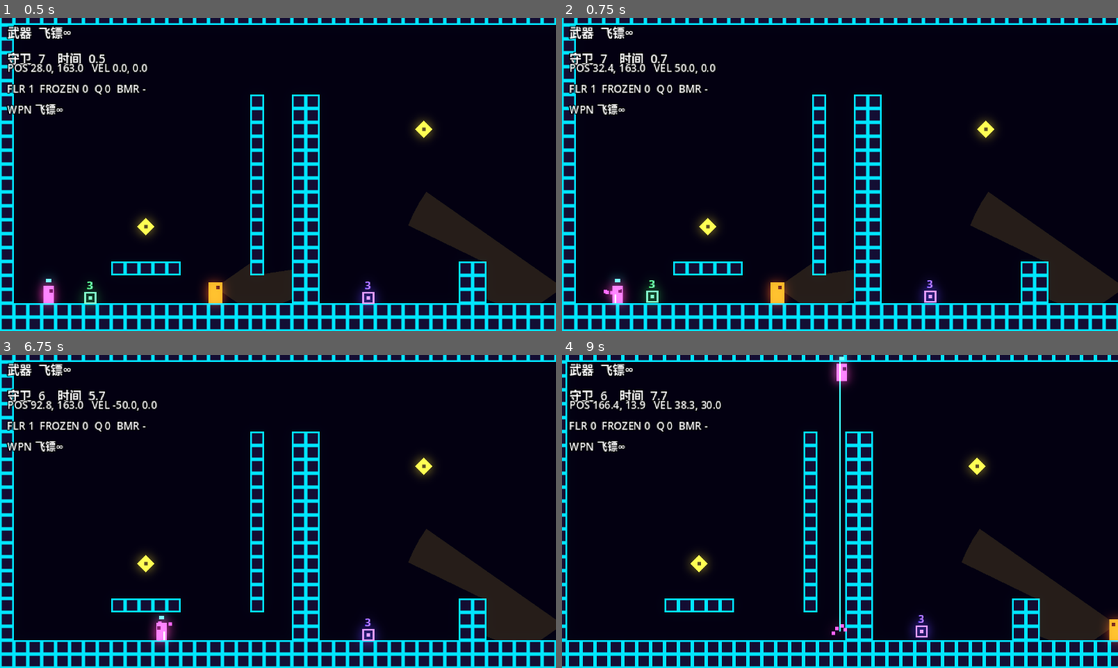
Above: before the commit, frames 1-4 (two rows, left to right).
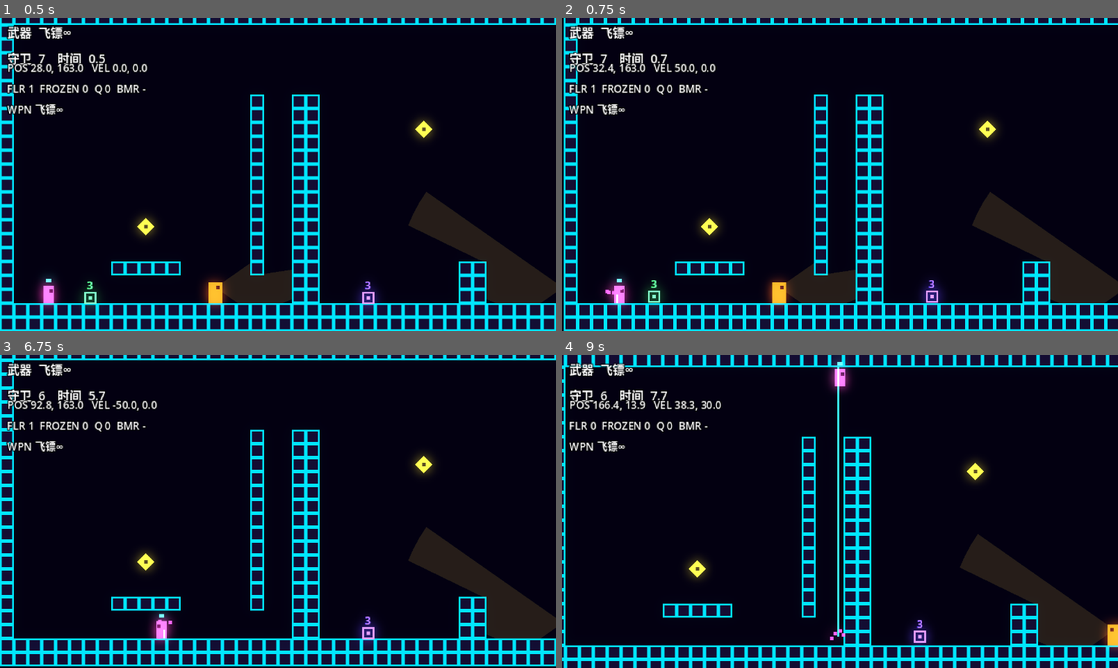
Above: after the commit, the same moments.

Repository: OneLazer/extreme-infiltration
Game: Godot game, scene res://levels/level_01.tscn
Same seed, same stepped clock (60 frames per second), same inputs: the game is played once before the commit and once after it.
Inputs:
- Up to frame 1 (0.5 s): no input
- Up to frame 2 (0.75 s): hold D (move_right) from 0.53 s (still down); tap Down (aim_down) at 0.6 s
- Up to frame 3 (6.75 s): tap Space (jump) at 0.77, 1.52, 3.02, 3.77, 4.52, 6.02 s; tap Left (aim_left) at 1.35, 4.35 s; release D (move_right) at 2.03 s; hold A (move_left) 2.03-2.78 s; tap Right (aim_right) at 2.1, 5.1 s; hold D (move_right) 2.78-4.28 s; tap Up (aim_up) at 2.85, 5.85 s; tap Down (aim_down) at 3.6, 6.6 s; hold A (move_left) 4.28-5.03 s; hold D (move_right) 5.03-5.78 s; hold A (move_left) from 5.78 s (still down)
- Up to frame 4 (9 s): tap Space (jump) at 6.77, 7.52 s; release A (move_left) at 7.28 s; hold D (move_right) from 7.28 s (still down); tap Left (aim_left) at 7.35 s; tap Right (aim_right) at 8.1 s; tap Up (aim_up) at 8.85 s

Frame 1 is identical in both runs. In frame 2, 6.5% of the frame differs, in the area x 0-100%, y 0-100%; in frame 3, 6.5%; in frame 4, 16%.

Commit message:
加入开火屏幕震动
- 新增 scripts/screen_shake.gd（ScreenShake），挂在 Player/Camera2D 上
- shake(强度, 时长)：强度为 320x180 画布像素，随剩余时间线性衰减
- 多次触发取更强的一次，弱震不会打断强震
- 武器数值写入 weapon_defs：回旋镖 1px/0.08s、飞镖 2px/0.12s、
  重型回旋镖 3px/0.18s、气枪 5px/0.22s
- player.gd 用 preload 显式引用震屏脚本，避免依赖全局类缓存

Diff:
--- a/scenes/player.tscn
+++ b/scenes/player.tscn
@@ -1,6 +1,7 @@
 [gd_scene format=3]
 
 [ext_resource type="Script" path="res://scripts/player.gd" id="1_s"]
+[ext_resource type="Script" path="res://scripts/screen_shake.gd" id="2_shake"]
 
 [sub_resource type="RectangleShape2D" id="RectangleShape2D_1"]
 size = Vector2(6, 10)
@@ -16,3 +17,4 @@
 [node name="Camera2D" type="Camera2D" parent="."]
 position_smoothing_enabled = true
 position_smoothing_speed = 8.0
+script = ExtResource("2_shake")
--- a/scripts/player.gd
+++ b/scripts/player.gd
@@ -6,6 +6,9 @@
 
 signal died
 signal weapons_changed
+
+## 相机震屏组件（用 preload 显式引用，避免依赖 class_name 的全局类缓存）
+const ScreenShakeScript := preload("res://scripts/screen_shake.gd")
 
 # ---------------- 移动参数（数值取自 Celeste Player.cs） ----------------
 @export_group("移动")
@@ -29,10 +32,10 @@
 
 # ---------------- 冲刺跳（武器反冲期间按跳打断） ----------------
 @export_group("冲刺跳")
-@export var super_speed := 260.0         ## super：水平冲刺接跳的固定水平速度
-@export var hyper_speed := 340.0         ## hyper：下斜冲刺接跳的固定水平速度
+@export var super_speed := 200.0         ## super：水平冲刺接跳的固定水平速度
+@export var hyper_speed := 260.0         ## hyper：下斜冲刺接跳的固定水平速度
 @export var wall_bounce_v := -200.0      ## 蹭墙跳垂直初速
-@export var wall_bounce_h := 160.0       ## 蹭墙跳离开墙面的水平速度
+@export var wall_bounce_h := 120.0       ## 蹭墙跳离开墙面的水平速度
 
 # ---------------- 武器参数 ----------------
 @export_group("武器")
@@ -68,6 +71,7 @@
 var _dart_air_used := 0
 
 @onready var _shape: CollisionShape2D = $CollisionShape2D
+@onready var _camera: ScreenShakeScript = $Camera2D
 
 
 func _ready() -> void:
@@ -377,6 +381,7 @@
 		WeaponDefs.Type.BOOMERANG, WeaponDefs.Type.HEAVY_BOOMERANG:
 			_throw_boomerang(type, dir, def)
 	_consume_ammo()
+	_camera.shake(def.get("shake", 0.0), def.get("shake_time", 0.1))
 
 ## 瞬时射线：返回 {"end": 终点, "enemy": Guard 或 null, "hit": 是否命中}
 func _hitscan(dir: Vector2, max_range: float) -> Dictionary:
--- /dev/null
+++ b/scripts/screen_shake.gd
@@ -0,0 +1,30 @@
+class_name ScreenShake
+extends Camera2D
+## 屏幕震动。挂在 Camera2D 上，其他脚本调用 shake(强度, 时长)。
+## 强度单位是 320x180 画布像素（窗口放大 4 倍时 1px ≈ 4 屏幕像素）。
+## 多次触发时取更强的一次，强度随剩余时间线性衰减。
+
+var _strength := 0.0
+var _time_left := 0.0
+var _duration := 0.1
+
+
+func shake(strength: float, duration: float) -> void:
+	if strength <= 0.0 or duration <= 0.0:
+		return
+	# 更强的一次直接接管；较弱的不打断正在进行的震动
+	if strength >= _strength or _time_left <= 0.0:
+		_strength = strength
+		_duration = maxf(duration, 0.01)
+		_time_left = _duration
+
+
+func _process(delta: float) -> void:
+	if _time_left <= 0.0:
+		return
+	_time_left -= delta
+	var k := clampf(_time_left / _duration, 0.0, 1.0)
+	offset = Vector2(randf_range(-1.0, 1.0), randf_range(-1.0, 1.0)) * _strength * k
+	if _time_left <= 0.0:
+		_strength = 0.0
+		offset = Vector2.ZERO
--- a/scripts/weapons/weapon_defs.gd
+++ b/scripts/weapons/weapon_defs.gd
@@ -2,6 +2,7 @@
 extends RefCounted
 ## 武器参数表。玩法数值（射程、位移、拾取弹药）改这里。
 ## 回旋镖的飞行 / 回收动画节奏见 weapons/boomerang.gd 顶部的常量区。
+## shake / shake_time：开火震屏强度（320x180 画布像素）与时长（秒）。
 ##
 ## 反冲方式：
 ##   recoil_add  —— 在当前速度上叠加 -发射方向 * 数值（轻微推力）
@@ -15,23 +16,27 @@
 		"name": "飞镖", "color": Palette.DART,
 		"range": 320.0,            # 射程
 		"keep_velocity": false,    # 瞬移后是否保留原速度
+		"shake": 2.0, "shake_time": 0.12,
 	},
 	Type.BOOMERANG: {
 		"name": "回旋镖", "color": Palette.BOOMERANG,
 		"recoil_add": 30.0,
 		"out_tiles": 7.0,
 		"catch_speed": 0.0,        # 归位时给玩家的速度（0 = 不给）
+		"shake": 1.0, "shake_time": 0.08,
 	},
 	Type.HEAVY_BOOMERANG: {
 		"name": "重型回旋镖", "color": Palette.HEAVY,
 		"recoil_dash": 240.0, "dash_time": 0.15, "end_mult": 0.667,
 		"out_tiles": 11.0,
 		"catch_speed": 220.0, "catch_dash_time": 0.08,
+		"shake": 3.0, "shake_time": 0.18,
 	},
 	Type.AIR_GUN: {
 		"name": "气枪", "color": Palette.AIRGUN,
 		"range": 320.0,
 		"recoil_dash": 320.0, "dash_time": 0.12, "end_mult": 0.6,
+		"shake": 5.0, "shake_time": 0.22,
 	},
 }
 
